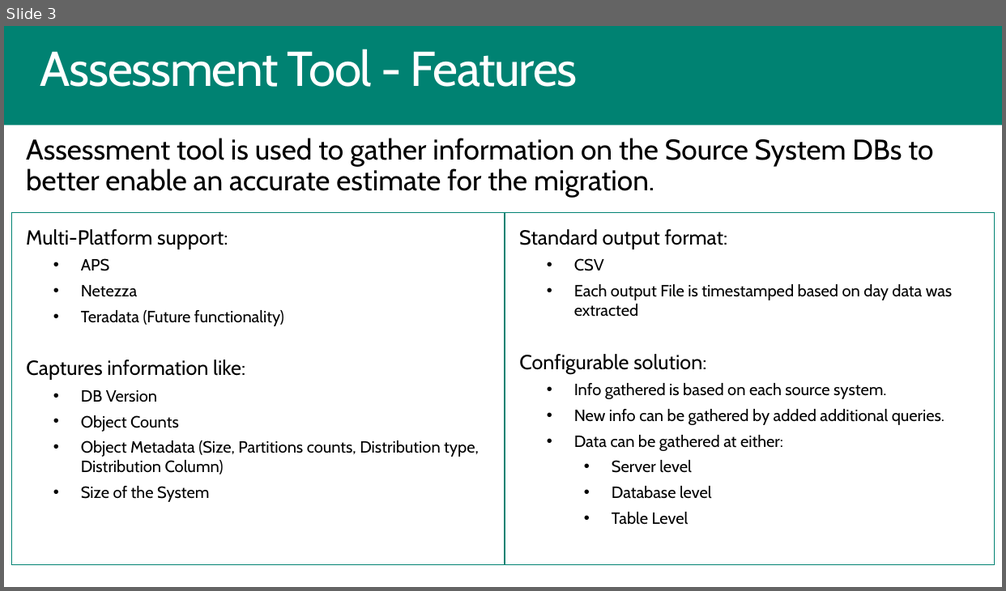
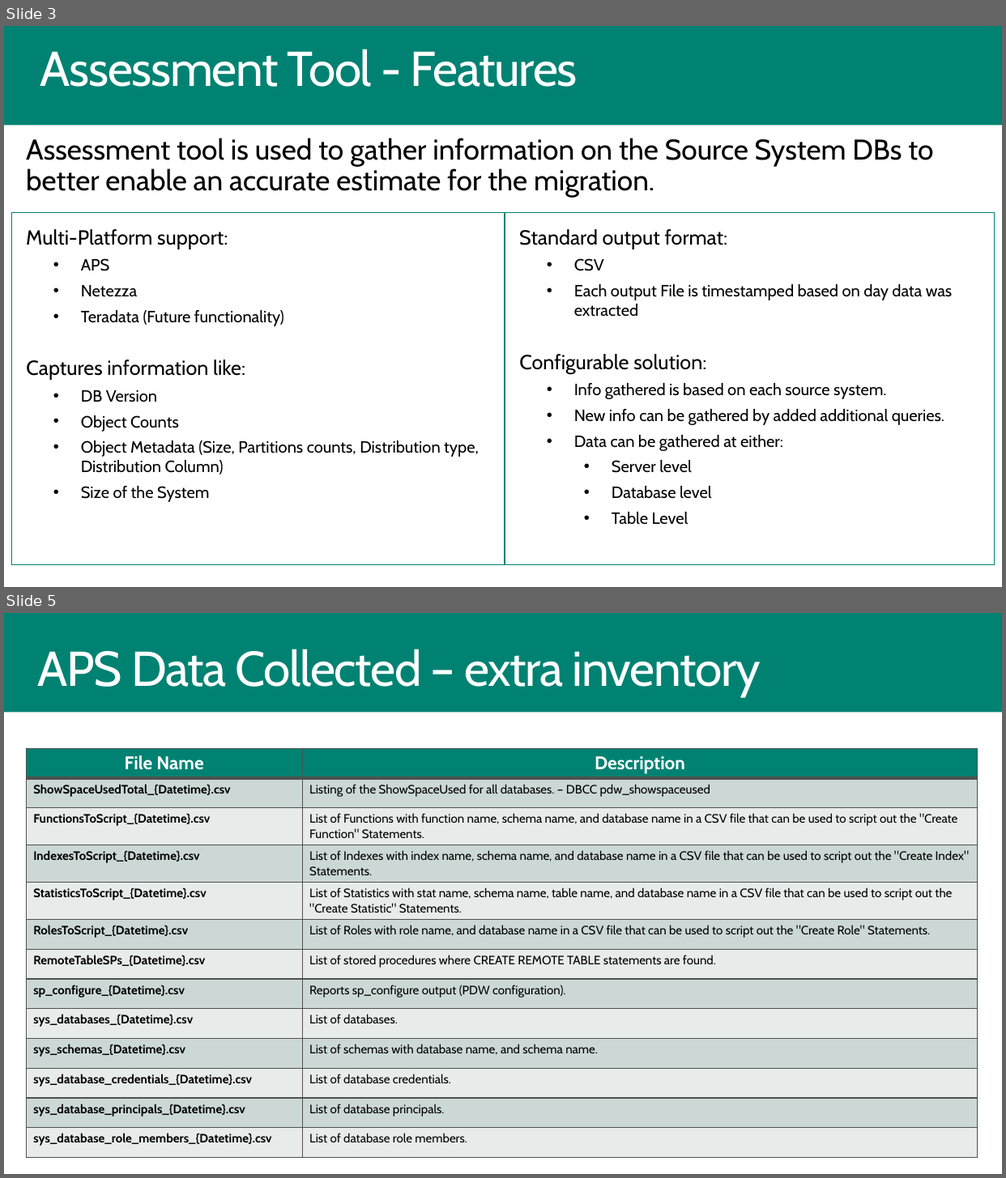
Before and after one commit to microsoft/AzureSynapseScriptsAndAccelerators, a slide deck: Assessment/AssessmentTool.pptx. Shown one above the other, each under a label of ours: slide 3 before the commit, slides 3 and 5 after it; the slides between them are not shown. The pictures are 1006x591 and 1006x1178 pixels, drawn with LibreOffice and Linux fonts; fonts in the diff are those of the drawing; background and template pictures are left out. Boxes give left, top, right and bottom in pixels: in the first picture for what was removed or moved away, otherwise in the second. Text is boxed around its words. In the diff, an @@ line names an element or a change of style, - is before the commit and + after.

```diff
--- a/Assessment/AssessmentTool.pptx
+++ b/Assessment/AssessmentTool.pptx
@@ slide 5 added at [4,613,1002,1174], background #FFFFFF; not listed: 1 template element that a slide beside it also shows @@
@@ text added at [38,649,761,697], 48 pt, text #FFFFFF @@
+APS Data Collected – extra inventory
@@ table added at [26,748,977,1156], 13 rows, 2 columns @@
+File Name | Description
+ShowSpaceUsedTotal_{Datetime}.csv | Listing of the ShowSpaceUsed for all databases. – DBCC pdw_showspaceused
+FunctionsToScript_{Datetime}.csv | List of Functions with function name, schema name, and database name in a CSV file that can be used to script out the "Create Function" Statements.
+IndexesToScript_{Datetime}.csv | List of Indexes with index name, schema name, and database name in a CSV file that can be used to script out the "Create Index" Statements.
+StatisticsToScript_{Datetime}.csv | List of Statistics with stat name, schema name, table name, and database name in a CSV file that can be used to script out the "Create Statistic" Statements.
+RolesToScript_{Datetime}.csv | List of Roles with role name, and database name in a CSV file that can be used to script out the "Create Role" Statements.
+RemoteTableSPs_{Datetime}.csv | List of stored procedures where CREATE REMOTE TABLE statements are found.
+sp_configure_{Datetime}.csv | Reports sp_configure output (PDW configuration).
+sys_databases_{Datetime}.csv | List of databases.
+sys_schemas_{Datetime}.csv | List of schemas with database name, and schema name.
+sys_database_credentials_{Datetime}.csv | List of database credentials.
+sys_database_principals_{Datetime}.csv | List of database principals.
+sys_database_role_members_{Datetime}.csv | List of database role members.
```
Also in this commit, not shown: 2 slides changed, 3 other slides added, 36 other files.
